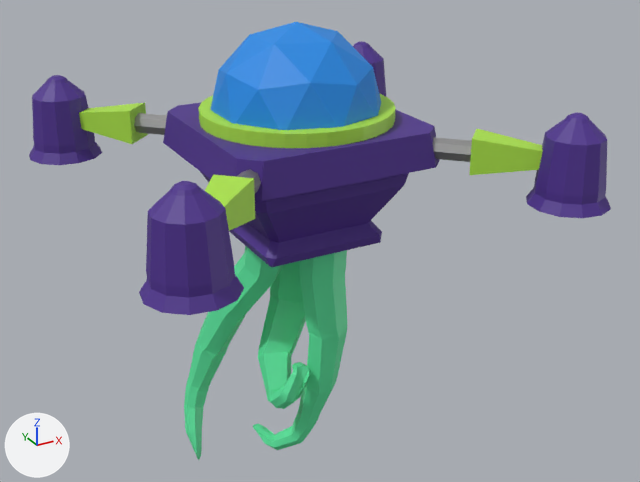
One commit to the OBJ model BLAZARK/Resource Files/OBJFiles/Universe-19/EnemyShips/Morph/Boss/jellyfishBoss_11.obj: the scene before it, then after it.
The view is the same before and after, from a camera (50 mm lens) standing at (-12.7, -24.7, 23.5) and looking at (0.8, -0.1, 11.2). Every picture has the same lights, and +X, +Y and +Z are marked at lower left. Where no turn or scale is listed for an object, it has been applied to the vertices.

In view in the first picture: 'B_Arm_1_Cube.002', 'B_Arm_2_Cube.010', 'B_Arm_3_Cube.011', 'Base_Cube.001', 'Cylinder', 'Cylinder.001_Cylinder.012', 'Cylinder.002_Cylinder.001', 'Cylinder.003_Cylinder.002', 'Head_Icosphere', 'Rocket_1_Cylinder.003', 'Rocket_2_Cylinder.014', 'Rocket_3_Cylinder.016'.
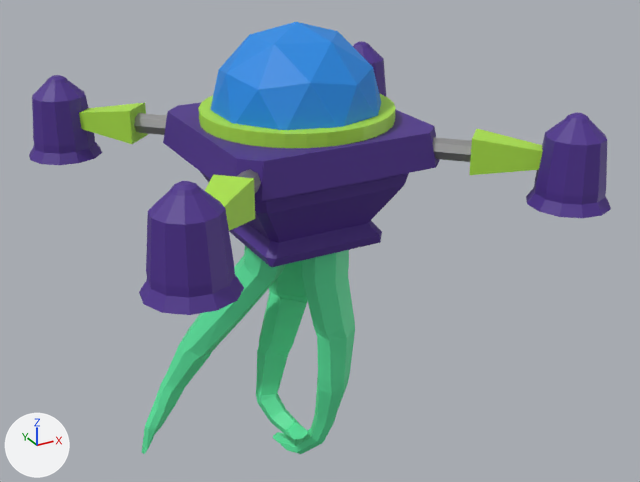
The newer file is also turned or shifted as a whole; pictures and numbers use the older file's frame.

Changed parts and their boxes [x1, y1, x2, y2] in the pictures (640 x 482 px):
'Cylinder.002_Cylinder.001', reshaped (13% narrower)
    before: [253, 250, 347, 450]
    after: [273, 250, 355, 454]
'Cylinder.003_Cylinder.002', reshaped (44% wider)
    before: [184, 246, 284, 460]
    after: [142, 246, 286, 454]
'Cylinder.001_Cylinder.012', reshaped (21% taller)
    before: [258, 261, 310, 409]
    after: [256, 261, 308, 440]

Patch to the scene script:
```diff
--- a/BLAZARK/Resource Files/OBJFiles/Universe-19/EnemyShips/Morph/Boss/jellyfishBoss_11.obj.py
+++ b/BLAZARK/Resource Files/OBJFiles/Universe-19/EnemyShips/Morph/Boss/jellyfishBoss_11.obj.py
@@ me_cylinder_001_cylinder_012 @@
 # used by ob_cylinder_001_cylinder_012; location = (0.0, 0.0, 0.0)
-me_cylinder_001_cylinder_012.from_pydata(...)  # 144 vertices, 284 faces; spans x -1.64..1.46, y -1.68..2.05, z 5.51..13.23
+me_cylinder_001_cylinder_012.from_pydata(...)  # 144 vertices, 284 faces; spans x -1.44..1.46, y -1.76..2.35, z 3.9..13.27
+# me_cylinder_001_cylinder_012 part 1: the whole mesh is rebuilt
 me_cylinder_001_cylinder_012.materials.append(mat_material_002)
@@ me_cylinder_002_cylinder_001 @@
 # used by ob_cylinder_002_cylinder_001; location = (0.0, 0.0, 0.0)
-me_cylinder_002_cylinder_001.from_pydata(...)  # 145 vertices, 286 faces; spans x -1.66..1.48, y -1.78..0.91, z 3.15..13.16
+me_cylinder_002_cylinder_001.from_pydata(...)  # 145 vertices, 286 faces; spans x -1.01..1.49, y -1.96..0.57, z 2.95..13.16
+# me_cylinder_002_cylinder_001 part 2: 143 of 145 vertices moved; they spanned x -1.66..1.48, y -1.78..0.91, z 3.15..13.15 and now span x -1.01..1.49, y -1.96..0.57, z 2.95..13.15; mean shift (0.42, -0.24, -0.06); largest move (-0.97, -0.1, 3.15) -> (-0.17, -0.48, 2.95)
 me_cylinder_002_cylinder_001.materials.append(mat_material_002)
@@ me_cylinder_003_cylinder_002 @@
 # used by ob_cylinder_003_cylinder_002; location = (0.0, 0.0, 0.0)
-me_cylinder_003_cylinder_002.from_pydata(...)  # 144 vertices, 284 faces; spans x -3.87..0.13, y -0.98..2.65, z 2.6..13.31
+me_cylinder_003_cylinder_002.from_pydata(...)  # 144 vertices, 284 faces; spans x -5.5..0.12, y -0.99..2.47, z 3.09..13.31
+# me_cylinder_003_cylinder_002 part 3: 142 of 144 vertices moved; they spanned x -3.87..0.13, y -0.98..2.65, z 2.6..13.31 and now span x -5.5..0.12, y -0.99..2.47, z 3.09..13.31; mean shift (-0.79, -0.06, 0.25); largest move (-3.44, 1.52, 2.62) -> (-5.39, 2.39, 3.17)
 me_cylinder_003_cylinder_002.materials.append(mat_material_002)
```
